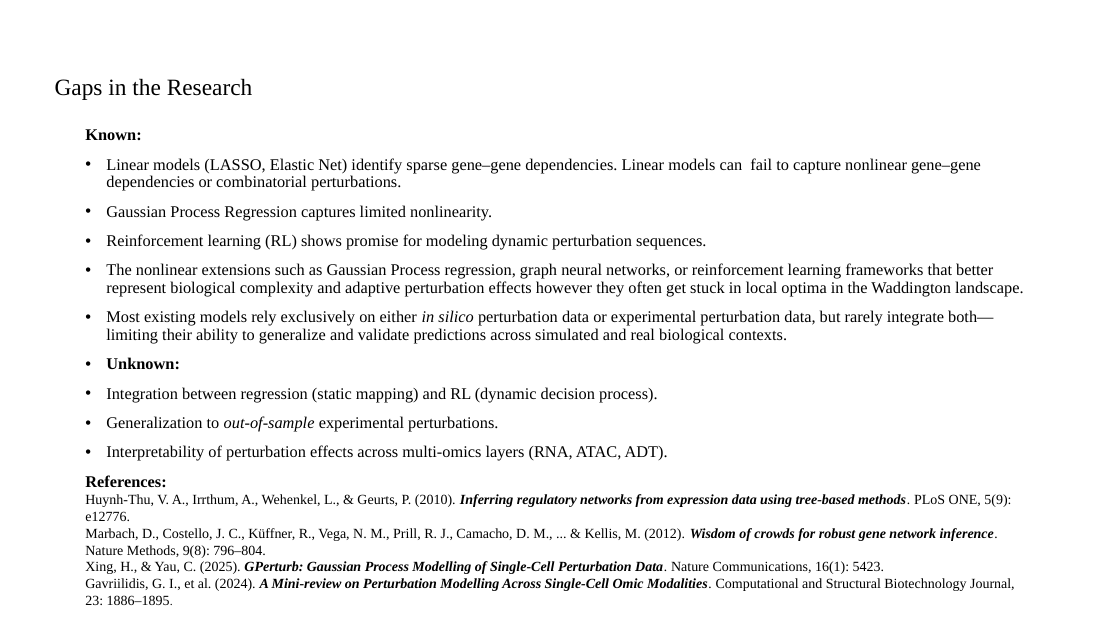
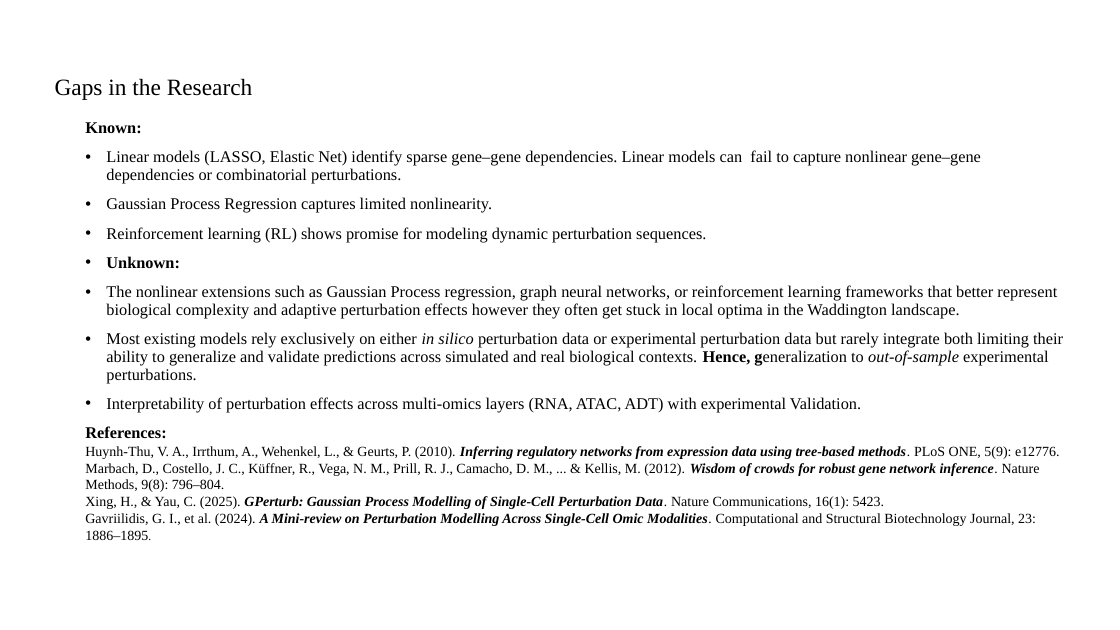
Before and after one commit to boabangf/GNN_RL_gene_trajectory_perturbation, a slide deck: slide 3 of ppt slides for omic codeathon.pptx. Drawn at 1120x630 pixels with LibreOffice and Linux fonts; fonts in the diff are those of the drawing. Boxes give left, top, right and bottom in pixels: in the first picture for what was removed or moved away, otherwise in the second. Text is boxed around its words. In the diff, an @@ line names an element or a change of style, - is before the commit and + after.

```diff
--- a/ppt slides for omic codeathon.pptx
+++ b/ppt slides for omic codeathon.pptx
@@ text "Known:": place and size @@
-text "Known:" at (85, 129, 1024, 605)
+text "Known:" at (85, 122, 1063, 526)
@@ text at (106, 256, 180, 268): paragraph added @@
+• Unknown:
@@ text at (106, 332, 1063, 413): text changed @@
-• Most existing models rely exclusively on either in silico perturbation data or experimental perturbation data, but rarely integrate both—limiting their ability to generalize and validate predictions across simulated and real biological contexts.
-• Unknown:
-• Integration between regression (static mapping) and RL (dynamic decision process).
-• Generalization to out-of-sample experimental perturbations.
-• Interpretability of perturbation effects across multi-omics layers (RNA, ATAC, ADT).
+• Most existing models rely exclusively on either in silico perturbation data or experimental perturbation data but rarely integrate both limiting their ability to generalize and validate predictions across simulated and real biological contexts. Hence, generalization to out-of-sample experimental perturbations.
+• Interpretability of perturbation effects across multi-omics layers (RNA, ATAC, ADT) with experimental Validation.
```
Also in this commit, not shown: 1 other slide changed, 1 slide added.
